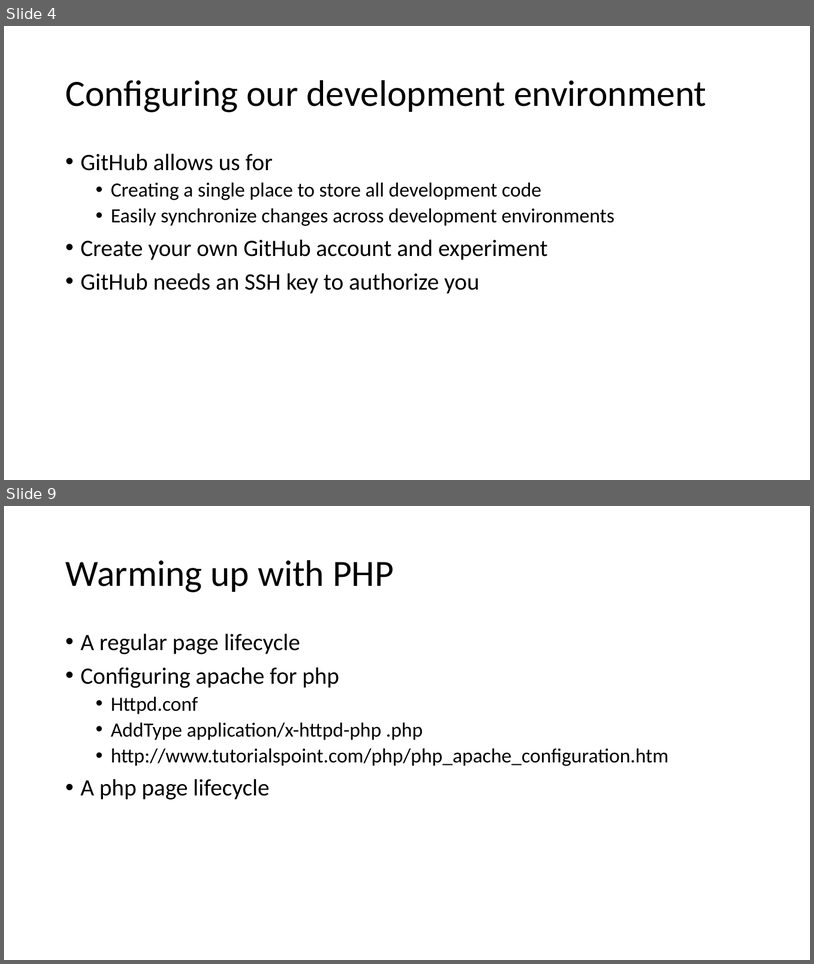
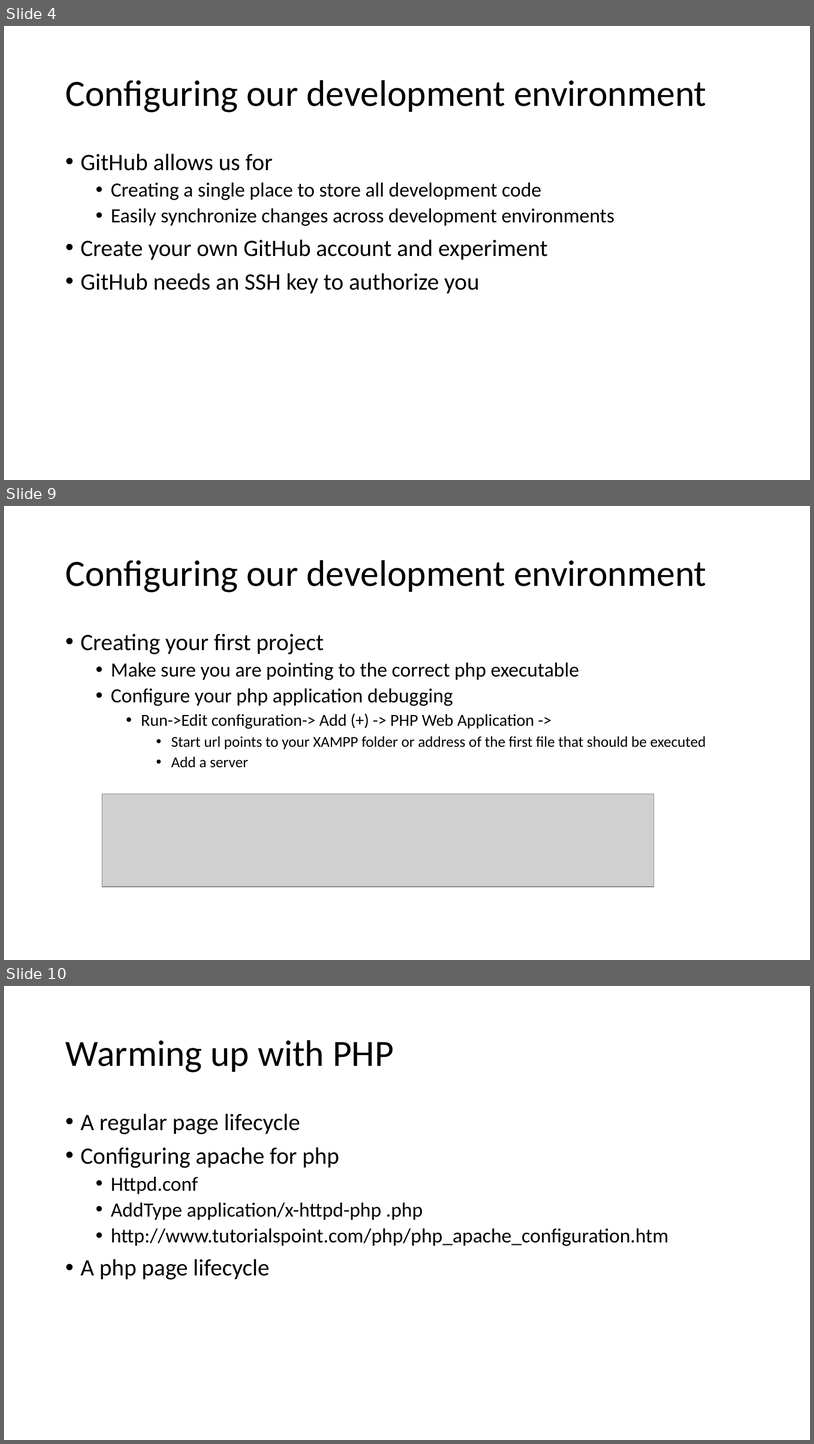
Before and after one commit to saorsa/php-course-excercises, a slide deck: Presentations/PHP Course.pptx. Shown one above the other, each under a label of ours: slides 4 and 9 before the commit, slides 4, 9 and 10 after it; the slides between them are not shown. The pictures are 814x964 and 814x1444 pixels, drawn with LibreOffice and Linux fonts; fonts in the diff are those of the drawing; grey boxes stand for pictures. Boxes give left, top, right and bottom in pixels: in the first picture for what was removed or moved away, otherwise in the second. Text is boxed around its words. In the diff, an @@ line names an element or a change of style, - is before the commit and + after.

Commit message:
Added classes demos and text to the presentation.

```diff
--- a/Presentations/PHP Course.pptx
+++ b/Presentations/PHP Course.pptx
@@ slide 9 added at [4, 506, 810, 960], background #FFFFFF @@
@@ title added at [65, 560, 707, 592], 44 pt, text #000000 @@
+Configuring our development environment
@@ text added at [81, 634, 707, 767], 18 pt, text #000000 @@
+• Creating your first project
+  • Make sure you are pointing to the correct php executable
+  • Configure your php application debugging
+    • Run->Edit configuration-> Add (+) -> PHP Web Application ->
+      • Start url points to your XAMPP folder or address of the first file that should be executed
+      • Add a server
@@ picture added at [102, 794, 654, 886] @@
@@ what was slide 9 is now slide 10 @@
```
Also in this commit, not shown: 5 slides changed, 28 other slides added, 3 other files.
